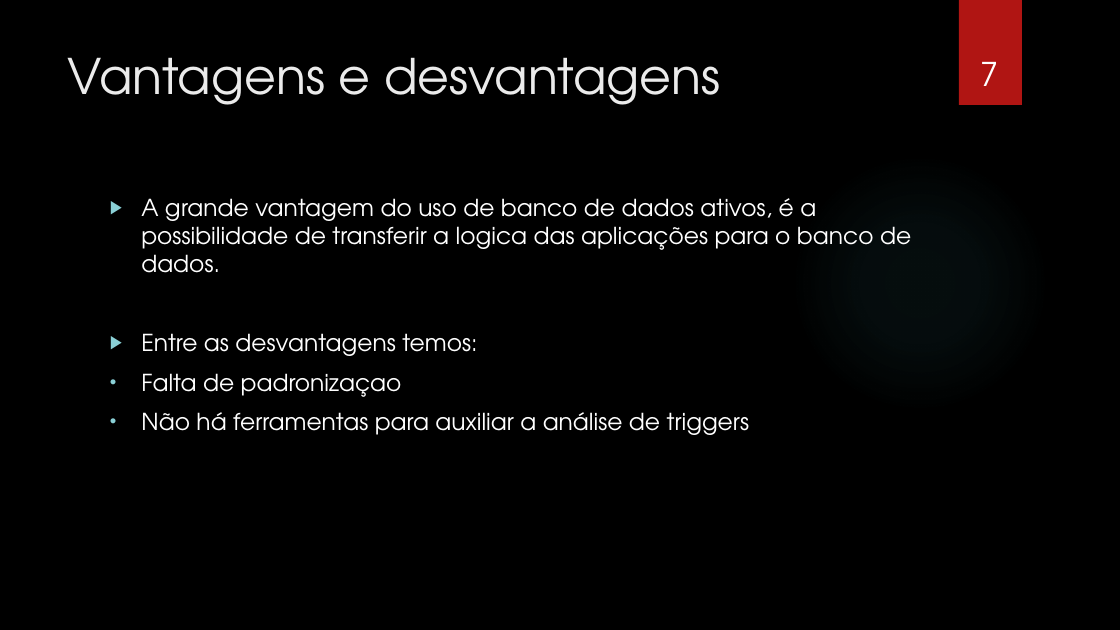
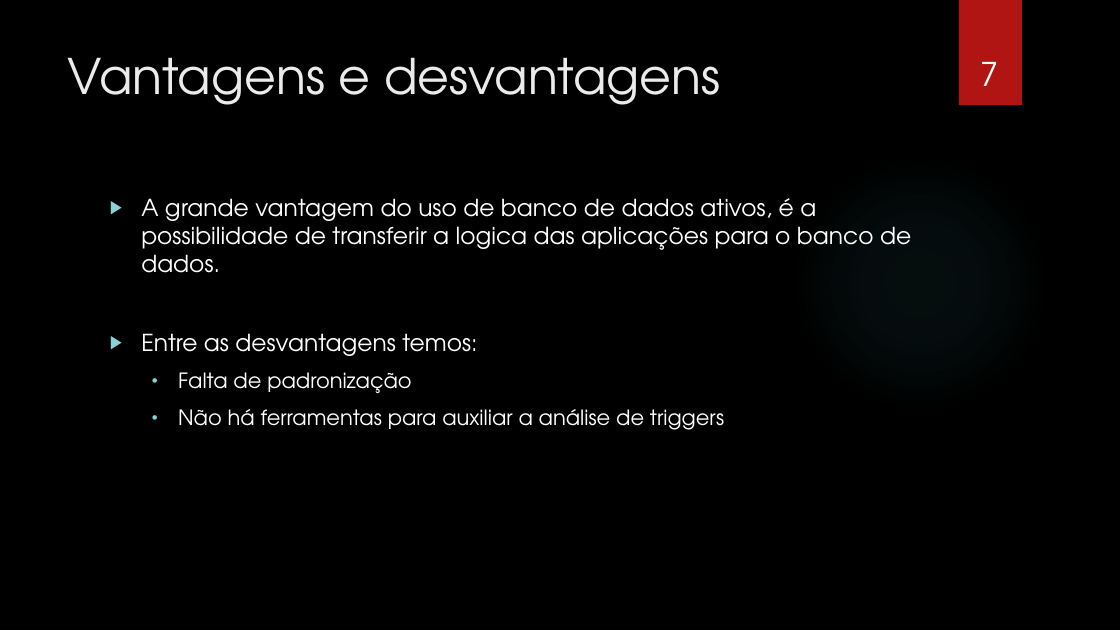
Before and after one commit to gorobaum/t2bd, a slide deck: slide 7 of apresentacao.pptx. Drawn at 1120x630 pixels with LibreOffice and Linux fonts; fonts in the diff are those of the drawing; background and template pictures are left out. Boxes give left, top, right and bottom in pixels: in the first picture for what was removed or moved away, otherwise in the second. Text is boxed around its words. In the diff, an @@ line names an element or a change of style, - is before the commit and + after.

```diff
--- a/apresentacao.pptx
+++ b/apresentacao.pptx
@@ text at bbox=[178, 372, 411, 394]: text changed; size 20 to 18 pt @@
-• Falta de padronizaçao
+  • Falta de padronização
@@ text at bbox=[178, 409, 724, 430]: size 20 to 18 pt in "Não há ferramentas para auxiliar a análise ..."; list level 1 to 2 in "Não há ferramentas para auxiliar ..." @@
```
Also in this commit, not shown: 7 other slides changed.
